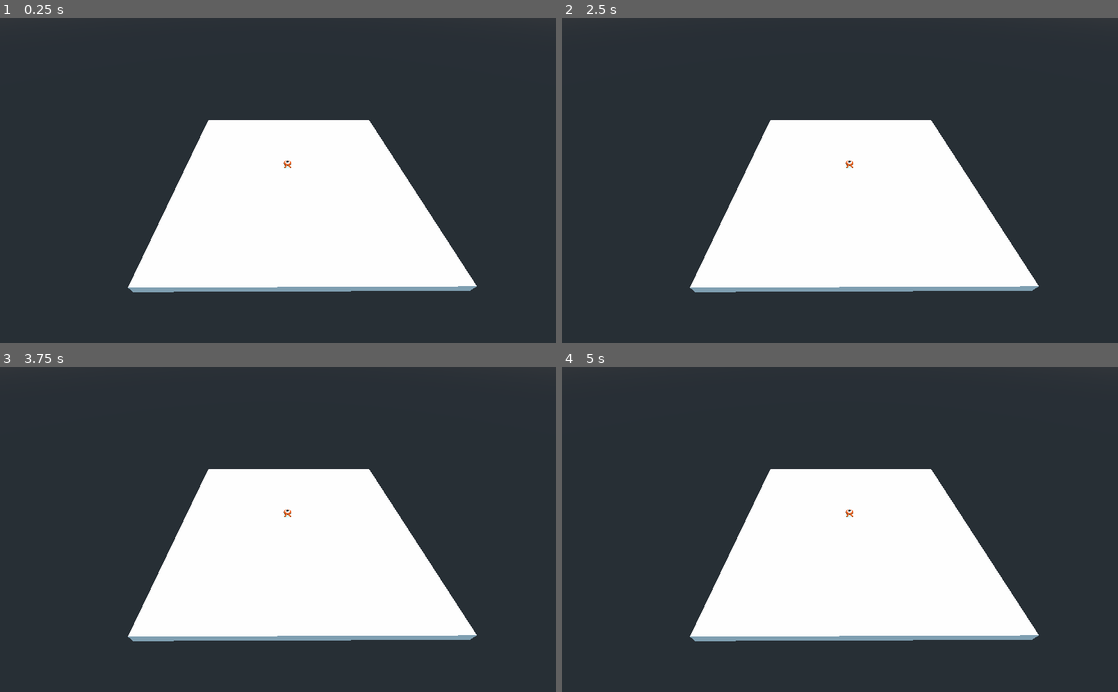
Above: before the commit, frames 1-4 (two rows, left to right).
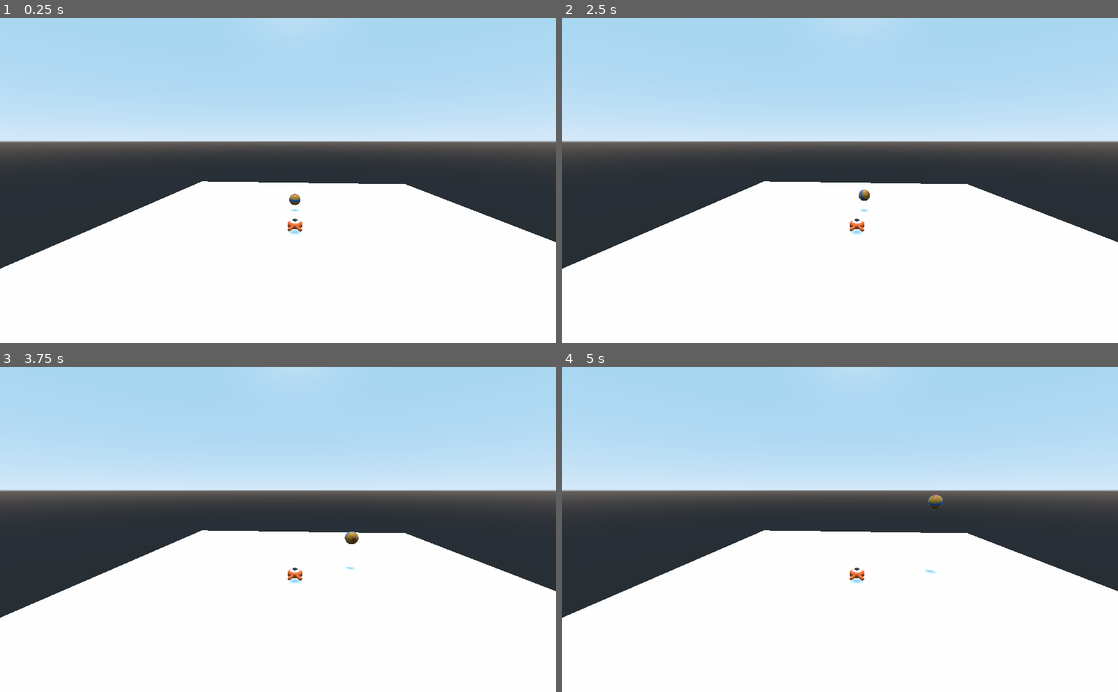
Above: after the commit, the same moments.

Repository: nkrsic/first-godot-3d
Game: Godot game, scene res://Main.tscn
Same seed, same stepped clock (60 frames per second), same inputs: the game is played once before the commit and once after it.
Inputs:
- Up to frame 1 (0.25 s): no input
- Up to frame 2 (2.5 s): tap Enter at 0.5 s; hold D (ball_right, bound only after the commit) 0.53-1.28 s; tap Shift (ball_jump, bound only after the commit) at 0.6, 0.77, 1.07, 1.35, 1.52, 1.82, 2.1 s; hold S (ball_down, bound only after the commit) 1.28-2.03 s; tap Space at 2 s; hold D (ball_right, bound only after the commit) from 2.03 s (still down)
- Up to frame 3 (3.75 s): release D (ball_right, bound only after the commit) at 2.78 s; hold W (ball_up, bound only after the commit) 2.78-3.53 s; tap Shift (ball_jump, bound only after the commit) at 2.85, 3.02, 3.32, 3.6 s; hold A (ball_left, bound only after the commit) from 3.53 s (still down)
- Up to frame 4 (5 s): keep holding A (ball_left, bound only after the commit); tap Shift (ball_jump, bound only after the commit) at 3.77, 4.07, 4.35, 4.52, 4.82 s

The runs differ from the first frame. In frame 1, 71% of the frame differs, in the area x 0-100%, y 0-100%; in frame 2, 71%; in frame 3, 71%; in frame 4, 71%.

Commit message:
Add bouncing ball tutorial files, README.md

Diff:
--- /dev/null
+++ b/Ball.gd
@@ -0,0 +1,30 @@
+extends RigidBody
+
+export var rolling_force = 40
+export var jump_impulse = 1000
+
+func _ready():
+	$CameraRig.set_as_toplevel(true)
+	$FloorCheck.set_as_toplevel(true)
+
+func _physics_process(delta):
+	var old_camera_pos = $CameraRig.global_transform.origin
+	var ball_pos = global_transform.origin
+	var new_camera_pos = lerp(old_camera_pos, ball_pos, 0.25)
+	$CameraRig.global_transform.origin = new_camera_pos
+
+	# Raycast FloorCheck
+	$FloorCheck.global_transform.origin = global_transform.origin
+
+	if Input.is_action_pressed("ball_up"):
+		angular_velocity.x -= rolling_force*delta
+	elif Input.is_action_pressed("ball_down"):
+		angular_velocity.x += rolling_force*delta
+	if Input.is_action_pressed("ball_left"):
+		angular_velocity.z += rolling_force*delta
+	if Input.is_action_pressed("ball_right"):
+		angular_velocity.z -= rolling_force*delta
+
+	var is_on_floor = $FloorCheck.is_colliding()
+	if Input.is_action_just_pressed("ball_jump") and is_on_floor:
+		apply_central_impulse(Vector3.UP * jump_impulse)
--- /dev/null
+++ b/Ball.tscn
@@ -0,0 +1,38 @@
+[gd_scene load_steps=7 format=2]
+
+[ext_resource path="res://pixar-ball.png" type="Texture" id=1]
+[ext_resource path="res://pixar-ball.obj" type="ArrayMesh" id=2]
+[ext_resource path="res://Ball.gd" type="Script" id=3]
+
+[sub_resource type="PhysicsMaterial" id=3]
+friction = 4.0
+rough = true
+bounce = 0.9
+
+[sub_resource type="SphereShape" id=1]
+
+[sub_resource type="SpatialMaterial" id=2]
+albedo_texture = ExtResource( 1 )
+roughness = 0.4
+
+[node name="Ball" type="RigidBody"]
+mass = 100.0
+physics_material_override = SubResource( 3 )
+angular_damp = 1.0
+script = ExtResource( 3 )
+
+[node name="CollisionShape" type="CollisionShape" parent="."]
+shape = SubResource( 1 )
+
+[node name="BallModel" type="MeshInstance" parent="."]
+material_override = SubResource( 2 )
+mesh = ExtResource( 2 )
+
+[node name="CameraRig" type="Position3D" parent="."]
+
+[node name="Camera" type="Camera" parent="CameraRig"]
+transform = Transform( 1, 0, 0, 0, 0.866025, 0.5, 0, -0.5, 0.866025, 0, 2.85, 3.85 )
+
+[node name="FloorCheck" type="RayCast" parent="."]
+enabled = true
+cast_to = Vector3( 0, -1.5, 0 )
--- /dev/null
+++ b/Camera.gd
@@ -0,0 +1,5 @@
+extends Camera
+
+
+func _ready():
+	pass
--- a/Main.tscn
+++ b/Main.tscn
@@ -1,6 +1,7 @@
-[gd_scene load_steps=4 format=2]
+[gd_scene load_steps=5 format=2]
 
 [ext_resource path="res://Player.tscn" type="PackedScene" id=1]
+[ext_resource path="res://Ball.tscn" type="PackedScene" id=2]
 
 [sub_resource type="BoxShape" id=3]
 extents = Vector3( 60, 2, 60 )
@@ -25,10 +26,14 @@
 shadow_enabled = true
 
 [node name="Camera" type="Camera" parent="."]
-transform = Transform( 0.999991, 0.00193886, -0.00389649, 0.0012401, 0.731242, 0.682117, 0.00417181, -0.682116, 0.731232, -2.70924, 38.8851, 48.5626 )
+transform = Transform( 0.99725, -0.0131312, 0.0729475, 0, 0.984182, 0.177162, -0.0741199, -0.176674, 0.981474, -0.203475, 12.0882, 37.3255 )
+current = true
 fov = 73.5403
 size = 50.0
 near = 0.52
 
 [node name="Player" parent="." instance=ExtResource( 1 )]
-transform = Transform( 1, 0, 0, 0, 1, 0, 0, 0, 1, 0.173543, -0.100799, 0.925682 )
+transform = Transform( 1, 0, 0, 0, 1, 0, 0, 0, 1, 0, -0.101, 9.27991 )
+
+[node name="Ball" parent="." instance=ExtResource( 2 )]
+transform = Transform( 1, 0, 0, 0, 1, 0, 0, 0, 1, 0, 1, 0 )
--- a/project.godot
+++ b/project.godot
@@ -45,10 +45,36 @@
 "events": [ Object(InputEventKey,"resource_local_to_scene":false,"resource_name":"","device":0,"alt":false,"shift":false,"control":false,"meta":false,"command":false,"pressed":false,"scancode":0,"physical_scancode":32,"unicode":0,"echo":false,"script":null)
  ]
 }
+ball_left={
+"deadzone": 0.5,
+"events": [ Object(InputEventKey,"resource_local_to_scene":false,"resource_name":"","device":0,"alt":false,"shift":false,"control":false,"meta":false,"command":false,"pressed":false,"scancode":0,"physical_scancode":65,"unicode":0,"echo":false,"script":null)
+ ]
+}
+ball_right={
+"deadzone": 0.5,
+"events": [ Object(InputEventKey,"resource_local_to_scene":false,"resource_name":"","device":0,"alt":false,"shift":false,"control":false,"meta":false,"command":false,"pressed":false,"scancode":0,"physical_scancode":68,"unicode":0,"echo":false,"script":null)
+ ]
+}
+ball_up={
+"deadzone": 0.5,
+"events": [ Object(InputEventKey,"resource_local_to_scene":false,"resource_name":"","device":0,"alt":false,"shift":false,"control":false,"meta":false,"command":false,"pressed":false,"scancode":0,"physical_scancode":87,"unicode":0,"echo":false,"script":null)
+ ]
+}
+ball_down={
+"deadzone": 0.5,
+"events": [ Object(InputEventKey,"resource_local_to_scene":false,"resource_name":"","device":0,"alt":false,"shift":false,"control":false,"meta":false,"command":false,"pressed":false,"scancode":0,"physical_scancode":83,"unicode":0,"echo":false,"script":null)
+ ]
+}
+ball_jump={
+"deadzone": 0.44,
+"events": [ Object(InputEventKey,"resource_local_to_scene":false,"resource_name":"","device":0,"alt":false,"shift":false,"control":false,"meta":false,"command":false,"pressed":false,"scancode":0,"physical_scancode":16777237,"unicode":0,"echo":false,"script":null)
+ ]
+}
 
 [physics]
 
 common/enable_pause_aware_picking=true
+3d/physics_engine="GodotPhysics"
 
 [rendering]
 
Not shown, added: pixar-ball.obj
Not shown, added: pixar-ball.obj.import
Binary file added: pixar-ball.png
Not shown, added: pixar-ball.png.import
Not shown, added: README.md
